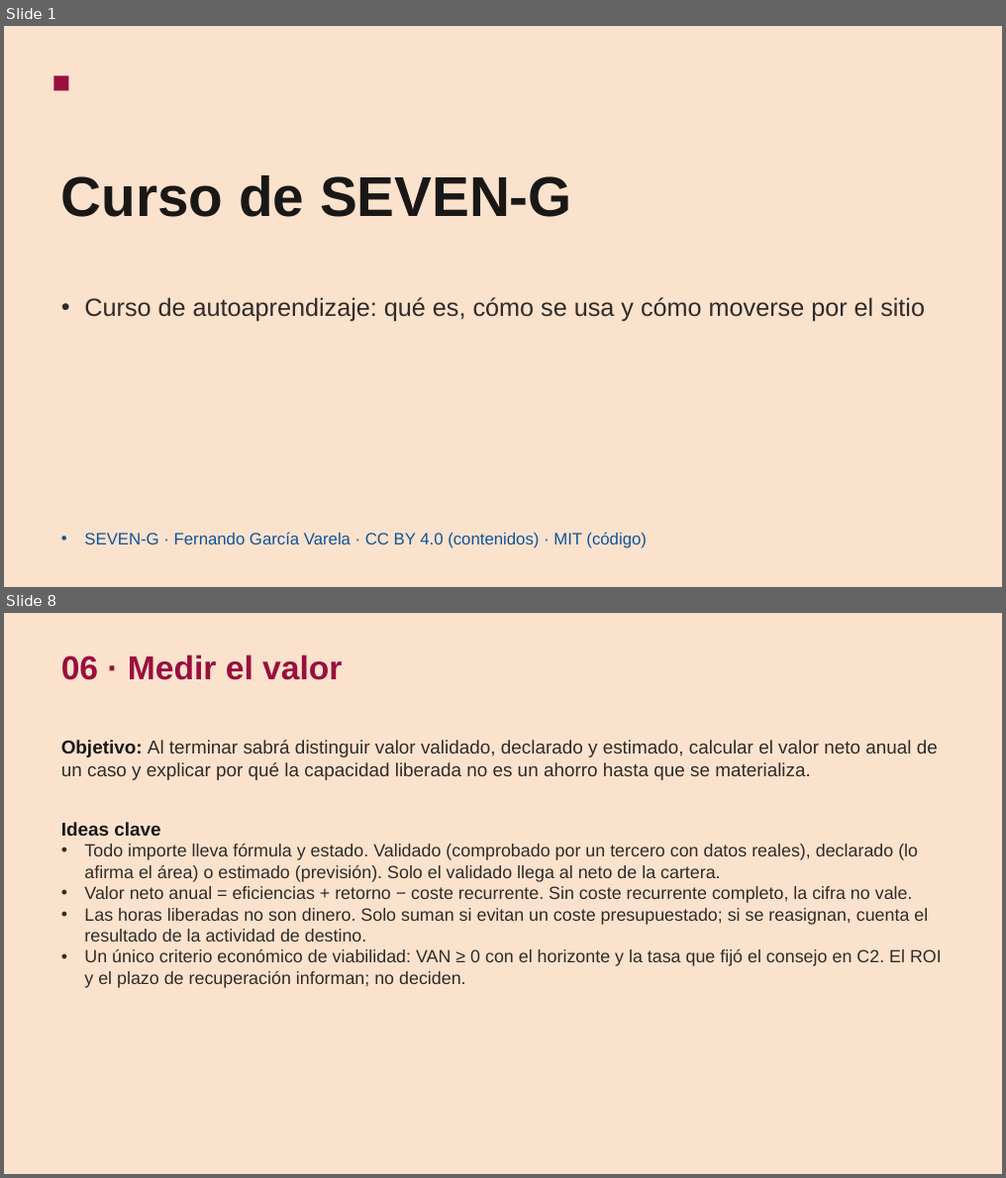
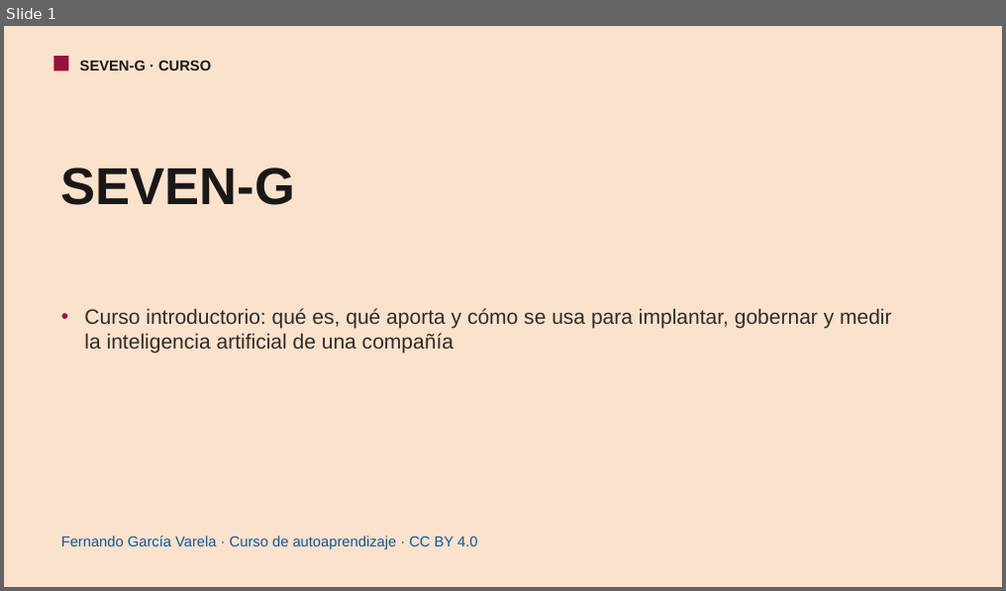
Before and after one commit to seachad/AI_CONSULTING, a slide deck: SEVEN-G/pptx/es/SEVEN-G_Curso.pptx. Shown one above the other, each under a label of ours: slides 1 and 8 before the commit, slide 1 after it; the slides between them are not shown. The pictures are 1006x1178 and 1006x591 pixels, drawn with LibreOffice and Linux fonts; fonts in the diff are those of the drawing. Boxes give left, top, right and bottom in pixels: in the first picture for what was removed or moved away, otherwise in the second. Text is boxed around its words. In the diff, an @@ line names an element or a change of style, - is before the commit and + after.

```diff
--- a/SEVEN-G/pptx/es/SEVEN-G_Curso.pptx
+++ b/SEVEN-G/pptx/es/SEVEN-G_Curso.pptx
@@ slide 8 removed at (4, 613, 1002, 1174), background #FBE2CD @@
@@ text removed at (61, 655, 342, 680) @@
-06 · Medir el valor
@@ text removed at (61, 740, 938, 780) @@
-Objetivo: Al terminar sabrá distinguir valor validado, declarado y estimado, calcular el valor neto anual de un caso y explicar por qué la capacidad liberada no es un ahorro hasta que se materializa.
@@ text removed at (61, 822, 942, 988) @@
-Ideas clave
-• Todo importe lleva fórmula y estado. Validado (comprobado por un tercero con datos reales), declarado (lo afirma el área) o estimado (previsión). Solo el validado llega al neto de la cartera.
-• Valor neto anual = eficiencias + retorno − coste recurrente. Sin coste recurrente completo, la cifra no vale.
-• Las horas liberadas no son dinero. Solo suman si evitan un coste presupuestado; si se reasignan, cuenta el resultado de la actividad de destino.
-• Un único criterio económico de viabilidad: VAN ≥ 0 con el horizonte y la tasa que fijó el consejo en C2. El ROI y el plazo de recuperación informan; no deciden.
@@ slide 1 changed as well @@
@@ rectangle: place and size @@
-rectangle at (54, 76, 69, 91)
+rectangle at (54, 56, 69, 71)
@@ text added at (80, 60, 211, 71), 14 pt, text #1A1817, bold @@
+SEVEN-G · CURSO
@@ text at (61, 168, 295, 205): text changed; size 54 to 50 pt @@
-Curso de SEVEN-G
+SEVEN-G
@@ text at (84, 308, 892, 354): text changed; size 24 to 20 pt @@
-• Curso de autoaprendizaje: qué es, cómo se usa y cómo moverse por el sitio
+• Curso introductorio: qué es, qué aporta y cómo se usa para implantar, gobernar y medir la inteligencia artificial de una compañía
@@ text at (61, 536, 477, 550): text changed; size 16 to 14 pt @@
-• SEVEN-G · Fernando García Varela · CC BY 4.0 (contenidos) · MIT (código)
+Fernando García Varela · Curso de autoaprendizaje · CC BY 4.0
```
Also in this commit, not shown: 16 slides added, 10 other slides removed, 2 other files.
